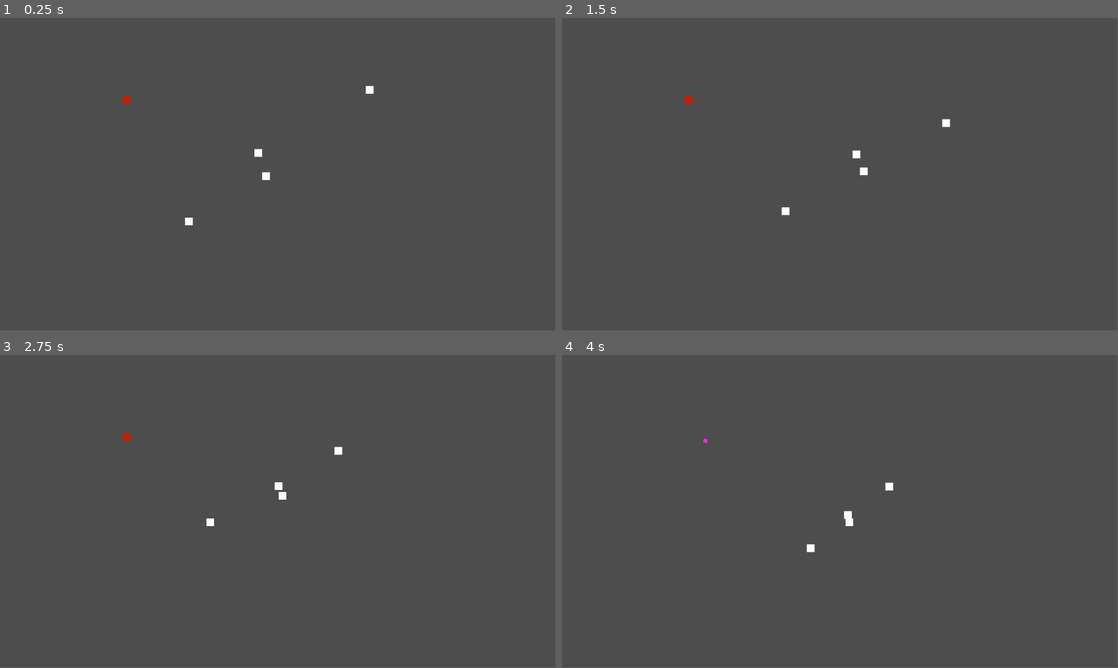
Above: before the commit, frames 1-4 (two rows, left to right).
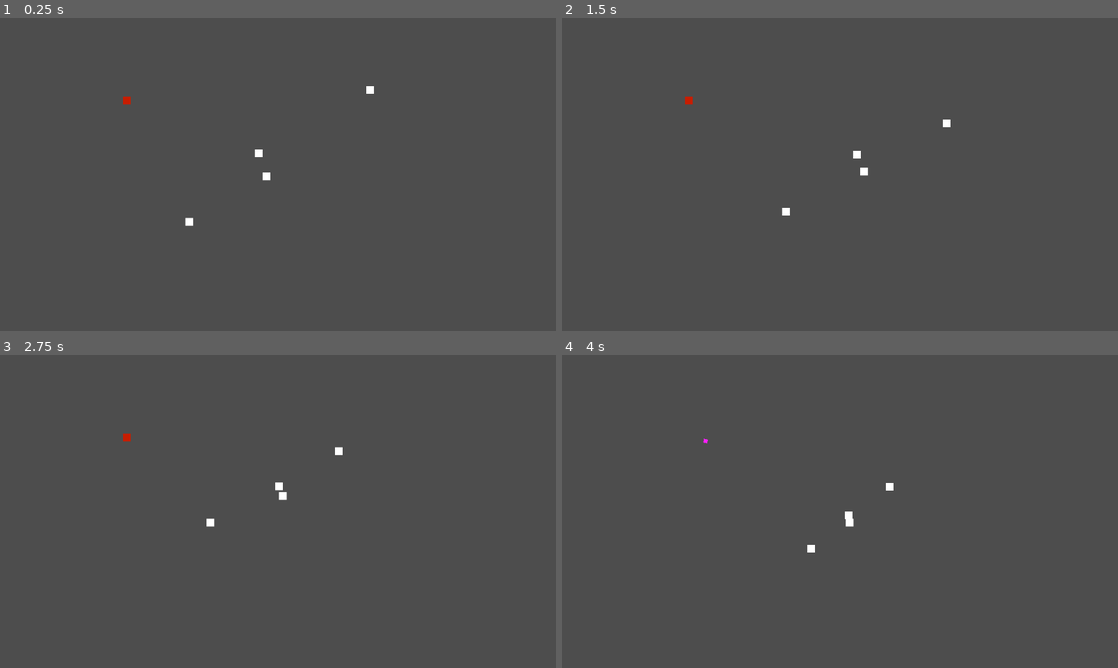
Above: after the commit, the same moments.

Repository: Denomycor/ddj
Game: Godot game, scene res://assets/scenes/game.tscn
Same seed, same stepped clock (60 frames per second), same inputs: the game is played once before the commit and once after it.
Inputs (mouse positions are in pixels of both pictures, inside the frame that each line leads up to):
- Up to frame 1 (0.25 s): no input
- Up to frame 2 (1.5 s): tap Enter at 0.5 s; move the mouse to (962, 158) at 0.52 s; click (962, 158) at 0.67 s; move the mouse to (728, 190) at 1.27 s; click (728, 190) at 1.42 s
- Up to frame 3 (2.75 s): move the mouse to (333, 442) at 2.02 s; click (333, 442) at 2.17 s
- Up to frame 4 (4 s): move the mouse to (812, 574) at 2.77 s; click (812, 574) at 2.92 s; move the mouse to (1006, 558) at 3.52 s; click (1006, 558) at 3.67 s
In our replay, the window is 799x449 before the commit and 800x450 after it. These sizes can differ from the game's own. Grey fills any space a smaller window leaves; there, only what the larger window draws over its background counts as a difference.

The runs differ from the first frame. In frame 1, less than 0.1% of the frame differs, in the area x 22-68%, y 21-67%; in frame 2, less than 0.1%, in the area x 22-70%, y 27-64%; in frame 3, less than 0.1%; in frame 4, less than 0.1%.

Commit message:
Testing some shit for the troop selection

Diff:
--- a/assets/scenes/game.tscn
+++ b/assets/scenes/game.tscn
@@ -1,7 +1,8 @@
-[gd_scene load_steps=3 format=3 uid="uid://cvi3u4ffos2fs"]
+[gd_scene load_steps=4 format=3 uid="uid://cvi3u4ffos2fs"]
 
 [ext_resource type="PackedScene" uid="uid://n8cohatmpk2b" path="res://assets/scenes/troops/troop.tscn" id="1_pb5o7"]
 [ext_resource type="PackedScene" uid="uid://csdohlnm1sk6r" path="res://assets/scenes/enemies/enemy_troop.tscn" id="2_lc1ea"]
+[ext_resource type="Script" path="res://assets/scripts/selection_rect.gd" id="3_i2e0i"]
 
 [node name="game" type="Node2D"]
 
@@ -19,3 +20,12 @@
 
 [node name="enemy_troop" parent="." instance=ExtResource("2_lc1ea")]
 position = Vector2(263, 171)
+
+[node name="selection_rect" type="CanvasLayer" parent="."]
+script = ExtResource("3_i2e0i")
+
+[node name="Panel" type="Panel" parent="selection_rect"]
+visible = false
+offset_right = 40.0
+offset_bottom = 40.0
+size_flags_horizontal = 4
--- /dev/null
+++ b/assets/scripts/selection_rect.gd
@@ -0,0 +1,50 @@
+class_name SelectionRect extends CanvasLayer
+
+var start_point: Vector2
+var end_point: Vector2
+var is_selecting := false
+var selection_valid := false
+
+var selected_troops: Array
+
+
+func _input(event: InputEvent) -> void:
+	if(event is InputEventMouseButton):
+		var e := event as InputEventMouseButton
+		selection_valid = false
+		if(e.pressed && e.button_index == MOUSE_BUTTON_RIGHT):
+			start_rect()
+		if(!e.pressed && e.button_index == MOUSE_BUTTON_RIGHT):
+			end_rect()
+
+	if(event is InputEventMouseMotion && is_selecting):
+		update_rect()
+
+
+func start_rect() -> void:
+	print("start")
+	start_point = get_parent().get_global_mouse_position()
+	is_selecting = true
+
+
+func end_rect() -> void:
+	print("end")
+	is_selecting = false
+	selection_valid = true
+	$Panel.visible = false
+
+
+func update_rect() -> void:
+	$Panel.visible = true
+	end_point = get_parent().get_global_mouse_position()
+	var corner := start_point.min(end_point)
+	var size := (start_point-end_point).abs()
+
+	$Panel.global_position = corner
+	$Panel.size = size
+
+	var rect := Rect2(corner, size)
+
+	selected_troops = get_tree().get_nodes_in_group("player_troops").filter(func(e: Troop):
+		return rect.has_point(e.global_position)
+	)
--- a/project.godot
+++ b/project.godot
@@ -15,6 +15,11 @@
 config/features=PackedStringArray("4.3", "Forward Plus")
 config/icon="res://icon.svg"
 
+[display]
+
+window/stretch/mode="viewport"
+window/stretch/aspect="expand"
+
 [global_group]
 
 player_troops=""
